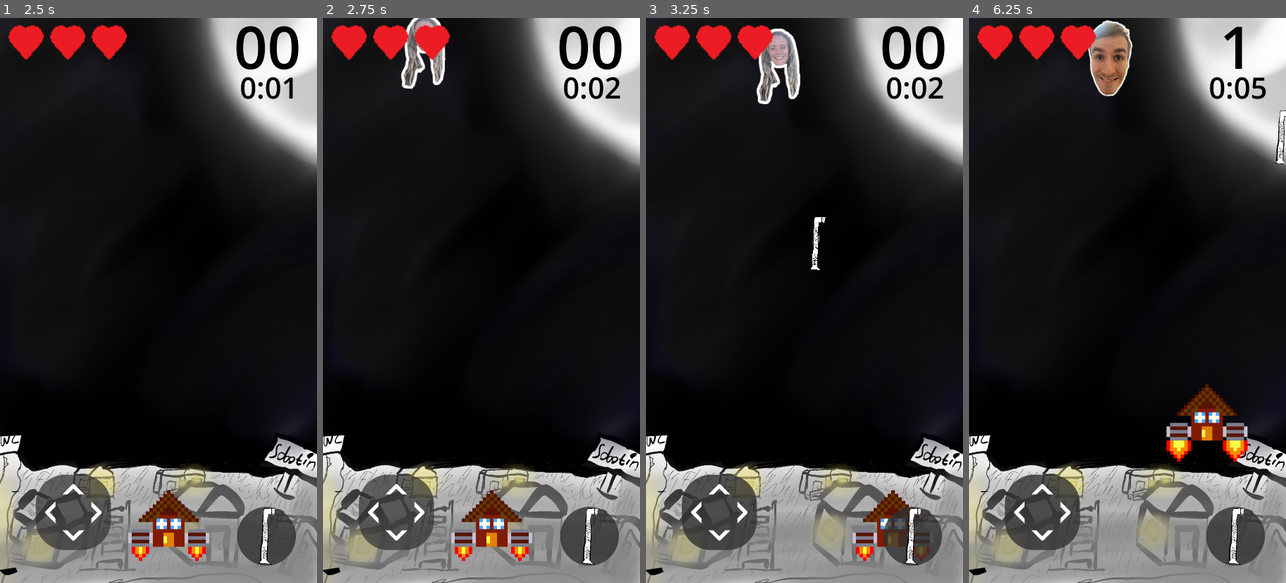
Above: before the commit, frames 1-4 (left to right).
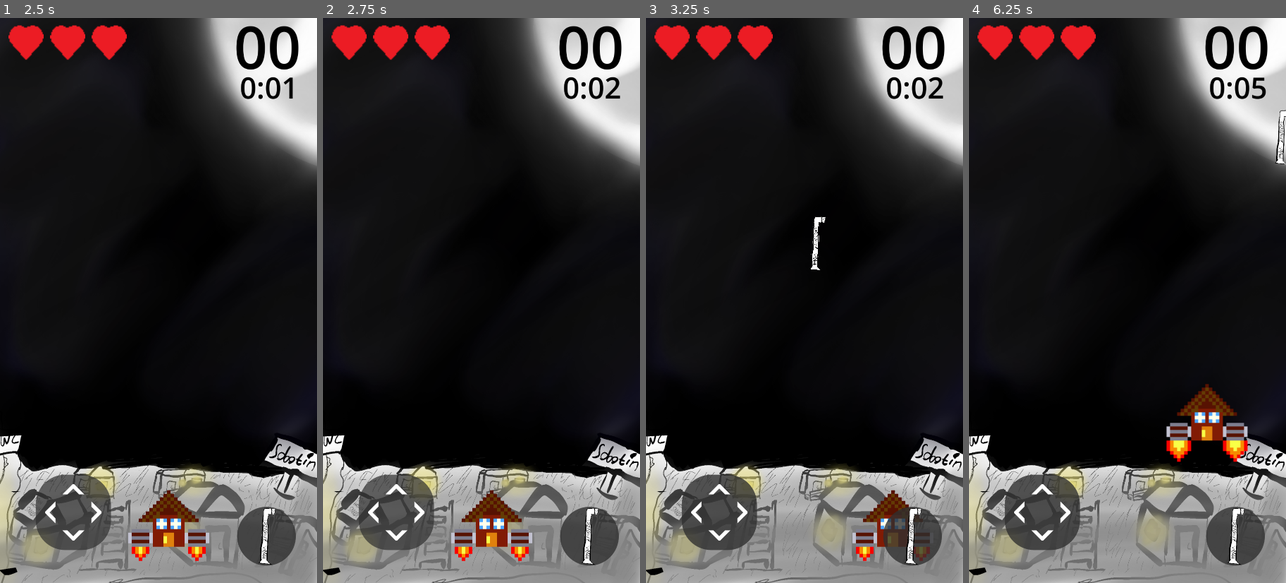
Above: after the commit, the same moments.

Repository: Honzapkcz/camp-invaders
Game: Godot game, scene res://Scenes/main_menu.tscn
Two runs of this game, one before a commit and one after it. Both use one fixed random seed, a clock stepped at 60 frames per second and the inputs below.
Inputs (mouse positions are in pixels of both pictures, inside the frame that each line leads up to):
- Up to frame 1 (2.5 s): click (158, 300) at 0.5 s; click (266, 537) at 1.25 s; click (72, 515) at 2 s
- Up to frame 2 (2.75 s): no input
- Up to frame 3 (3.25 s): move the mouse to (874, 272) at 2.77 s; hold Right (Right) from 2.78 s (still down); tap Space (Fire) at 2.85 s; click (874, 272) at 2.92 s
- Up to frame 4 (6.25 s): release Right (Right) at 3.5 s; drag from (1064, 328) to (1111, 413) at 3.52 s; move the mouse to (1159, 176) at 4.27 s; hold Right (Right) 4.28-5 s; tap Space (Fire) at 4.35, 5.85 s; drag from (1111, 413) to (1032, 215) at 5.02 s; move the mouse to (1222, 385) at 5.77 s; hold Left (Left) from 5.78 s (still down)

Frame 1 is identical in both runs. In frame 2, 0.9% of the frame differs, in the area x 24-39%, y 0-13%; in frame 3, 1.2%; in frame 4, 2.3%, in the area x 37-95%, y 0-14%.

Commit message:
Remade LaserBeam tree and made functional (untested)

Diff:
--- a/src/Scenes/laser_beam.tscn
+++ b/src/Scenes/laser_beam.tscn
@@ -1,115 +1,14 @@
-[gd_scene load_steps=8 format=3 uid="uid://b5nd6a04lebqc"]
+[gd_scene load_steps=7 format=3 uid="uid://b5nd6a04lebqc"]
 
-[ext_resource type="Script" path="res://Scripts/laser_beam.gd" id="1_2oemi"]
+[ext_resource type="Animation" uid="uid://dt8rqjx5q0cin" path="res://Scripts/Show.res" id="1_p8tq8"]
 
-[sub_resource type="Animation" id="Animation_s8uno"]
-length = 0.001
-tracks/0/type = "value"
-tracks/0/imported = false
-tracks/0/enabled = true
-tracks/0/path = NodePath("LaserBeam/GPUParticles2D:emitting")
-tracks/0/interp = 1
-tracks/0/loop_wrap = true
-tracks/0/keys = {
-"times": PackedFloat32Array(0),
-"transitions": PackedFloat32Array(1),
-"update": 1,
-"values": [true]
-}
-tracks/1/type = "value"
-tracks/1/imported = false
-tracks/1/enabled = true
-tracks/1/path = NodePath("LaserBeam/RayCast2D:enabled")
-tracks/1/interp = 1
-tracks/1/loop_wrap = true
-tracks/1/keys = {
-"times": PackedFloat32Array(0),
-"transitions": PackedFloat32Array(1),
-"update": 1,
-"values": [false]
-}
-tracks/2/type = "value"
-tracks/2/imported = false
-tracks/2/enabled = true
-tracks/2/path = NodePath("LaserBeam/ColorRect:color")
-tracks/2/interp = 1
-tracks/2/loop_wrap = true
-tracks/2/keys = {
-"times": PackedFloat32Array(0),
-"transitions": PackedFloat32Array(1),
-"update": 0,
-"values": [Color(0.929412, 0, 0, 0.752941)]
-}
-tracks/3/type = "value"
-tracks/3/imported = false
-tracks/3/enabled = true
-tracks/3/path = NodePath("LaserBeam/ColorRect:scale")
-tracks/3/interp = 1
-tracks/3/loop_wrap = true
-tracks/3/keys = {
-"times": PackedFloat32Array(0),
-"transitions": PackedFloat32Array(1),
-"update": 0,
-"values": [Vector2(1e-05, 1)]
+[sub_resource type="AnimationLibrary" id="AnimationLibrary_g4p8s"]
+_data = {
+"Show": ExtResource("1_p8tq8")
 }
 
-[sub_resource type="Animation" id="Animation_l8x2q"]
-resource_name = "Show"
-length = 5.0
-tracks/0/type = "value"
-tracks/0/imported = false
-tracks/0/enabled = true
-tracks/0/path = NodePath("LaserBeam/GPUParticles2D:emitting")
-tracks/0/interp = 1
-tracks/0/loop_wrap = true
-tracks/0/keys = {
-"times": PackedFloat32Array(0, 1.8, 3.5),
-"transitions": PackedFloat32Array(1, 1, 1),
-"update": 1,
-"values": [false, true, false]
-}
-tracks/1/type = "value"
-tracks/1/imported = false
-tracks/1/enabled = true
-tracks/1/path = NodePath("LaserBeam/RayCast2D:enabled")
-tracks/1/interp = 1
-tracks/1/loop_wrap = true
-tracks/1/keys = {
-"times": PackedFloat32Array(0, 1.8, 3.5),
-"transitions": PackedFloat32Array(1, 1, 1),
-"update": 1,
-"values": [false, true, false]
-}
-tracks/2/type = "value"
-tracks/2/imported = false
-tracks/2/enabled = true
-tracks/2/path = NodePath("LaserBeam/ColorRect:color")
-tracks/2/interp = 1
-tracks/2/loop_wrap = true
-tracks/2/keys = {
-"times": PackedFloat32Array(0, 0.5, 0.7, 0.9, 1.1, 1.3, 1.5, 1.7, 3.5, 4),
-"transitions": PackedFloat32Array(1, 1, 1, 1, 1, 1, 1, 1, 1, 1),
-"update": 0,
-"values": [Color(0.929412, 0, 0, 0), Color(0.999708, 0.201378, 0.15008, 1), Color(0.670588, 0, 0, 1), Color(0.999708, 0.201378, 0.15008, 1), Color(0.670588, 0, 0, 1), Color(0.999708, 0.201378, 0.15008, 1), Color(0.670588, 0, 0, 1), Color(0.999708, 0.201378, 0.15008, 1), Color(0.999708, 0.201378, 0.15008, 1), Color(0.929412, 0, 0, 0)]
-}
-tracks/3/type = "value"
-tracks/3/imported = false
-tracks/3/enabled = true
-tracks/3/path = NodePath("LaserBeam/ColorRect:scale")
-tracks/3/interp = 1
-tracks/3/loop_wrap = false
-tracks/3/keys = {
-"times": PackedFloat32Array(0, 0.5, 3.5, 4),
-"transitions": PackedFloat32Array(1, 1, 1, 1),
-"update": 0,
-"values": [Vector2(1e-05, 1), Vector2(1, 1), Vector2(1, 1), Vector2(1e-05, 1)]
-}
-
-[sub_resource type="AnimationLibrary" id="AnimationLibrary_fv2w7"]
-_data = {
-"RESET": SubResource("Animation_s8uno"),
-"Show": SubResource("Animation_l8x2q")
-}
+[sub_resource type="RectangleShape2D" id="RectangleShape2D_shki1"]
+size = Vector2(2, 1920)
 
 [sub_resource type="Gradient" id="Gradient_ckgv4"]
 colors = PackedColorArray(0.584314, 0, 0, 1, 1, 0.2, 0.14902, 0.521569)
@@ -132,12 +31,19 @@
 color = Color(0.643137, 0, 0, 1)
 color_ramp = SubResource("GradientTexture1D_1f51m")
 
-[node name="LaserBeam" type="AnimationPlayer"]
+[node name="LaserBeam" type="StaticBody2D"]
+collision_layer = 0
+collision_mask = 2
+
+[node name="AnimationPlayer" type="AnimationPlayer" parent="."]
 autoplay = "Show"
 libraries = {
-"": SubResource("AnimationLibrary_fv2w7")
+"": SubResource("AnimationLibrary_g4p8s")
 }
-script = ExtResource("1_2oemi")
+
+[node name="CollisionShape2D" type="CollisionShape2D" parent="."]
+position = Vector2(0, 960)
+shape = SubResource("RectangleShape2D_shki1")
 
 [node name="GPUParticles2D" type="GPUParticles2D" parent="."]
 position = Vector2(0, 960)
@@ -153,8 +59,4 @@
 scale = Vector2(1e-05, 1)
 pivot_offset = Vector2(30, 960)
 color = Color(0.929412, 0, 0, 0)
-
-[node name="RayCast2D" type="RayCast2D" parent="."]
-enabled = false
-target_position = Vector2(1, 1920)
-collision_mask = 2
+metadata/_edit_use_anchors_ = true
--- a/src/Scripts/laser_beam.gd
+++ b/src/Scripts/laser_beam.gd
@@ -1,11 +1,6 @@
 extends AnimationPlayer
 
 
-# Called when the node enters the scene tree for the first time.
-func _ready():
-	pass # Replace with function body.
-
-
-# Called every frame. 'delta' is the elapsed time since the previous frame.
-func _process(delta):
-	pass
+func _on_area_2d_body_entered(body):
+	if body is Player:
+		Global.emit_signal("hurt_player")
--- a/src/Scripts/main_game.gd
+++ b/src/Scripts/main_game.gd
@@ -2,7 +2,7 @@
 
 
 var rng = RandomNumberGenerator.new()
-var enemy = preload("res://Scenes/enemy.tscn")
+var enemy = preload("res://Scenes/laser_beam.tscn")
 var spawn_offset = 5
 var score = 0
 var time = 0
